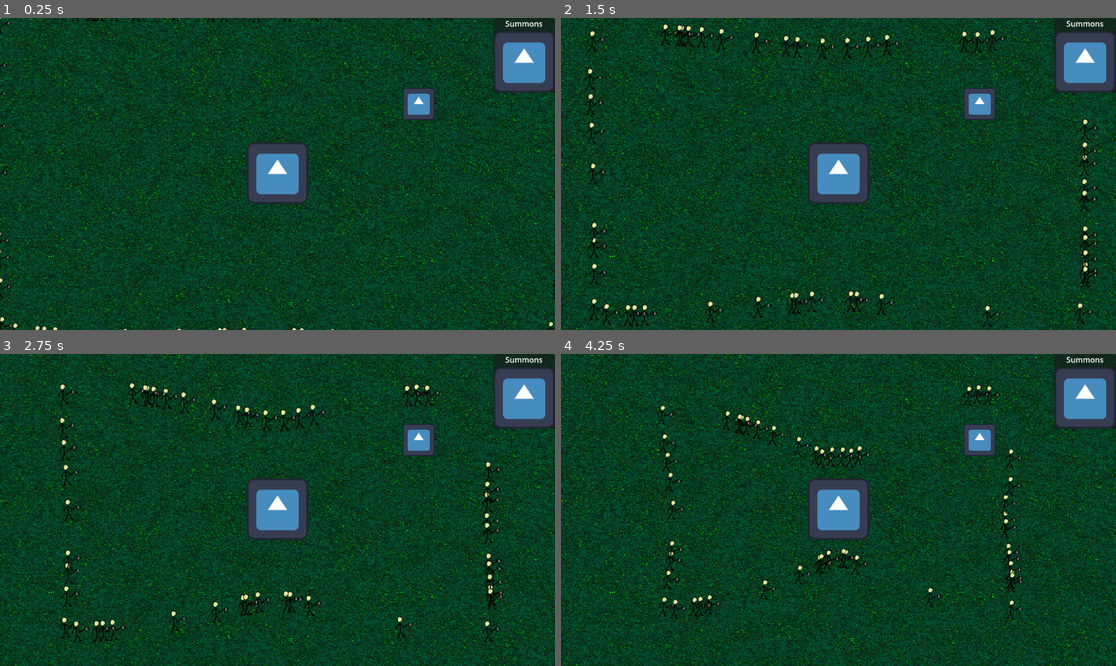
Above: before the commit, frames 1-4 (two rows, left to right).
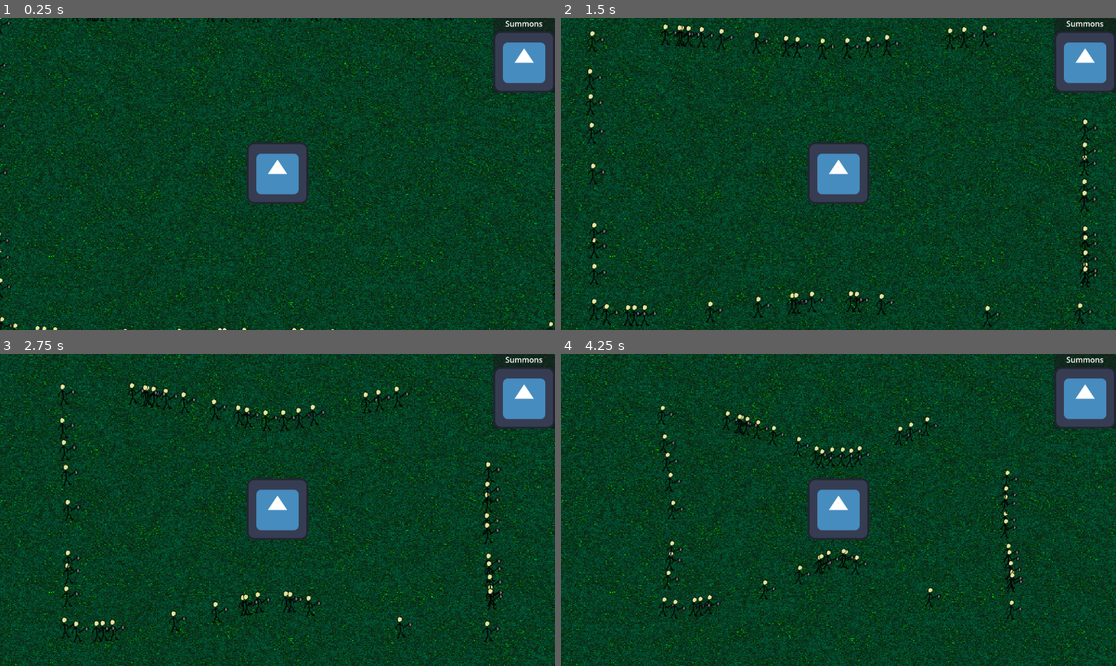
Above: after the commit, the same moments.

Repository: Igorrreha/ldjam-summoning
Game: Godot game, scene res://main.tscn
The game is run twice, just before and just after one commit, with the same random seed, the same clock (stepped at 60 frames per second) and the same inputs. The engine's default icon, where the game draws it, is replaced by a stand-in: a white triangle on a blue panel in a dark square.
Inputs (mouse positions are in pixels of both pictures, inside the frame that each line leads up to):
- Up to frame 1 (0.25 s): no input
- Up to frame 2 (1.5 s): click (1082, 61) at 0.5 s; click (1082, 61) at 1.25 s
- Up to frame 3 (2.75 s): click (521, 397) at 2 s
- Up to frame 4 (4.25 s): move the mouse to (960, 494) at 2.77 s; click (960, 494) at 2.92 s; drag from (727, 525) to (977, 438) at 3.52 s

The runs differ from the first frame. In frame 1, 0.6% of the frame differs, in the area x 72-79%, y 22-33%; in frame 2, 0.8%; in frame 3, 0.8%; in frame 4, 1.0%, in the area x 60-84%, y 9-49%.

Commit message:
Fix humans targeting layers

Diff:
--- a/game.tscn
+++ b/game.tscn
@@ -19,9 +19,6 @@
 [sub_resource type="NoiseTexture2D" id="NoiseTexture2D_4uss2"]
 color_ramp = SubResource("Gradient_7wdsv")
 noise = SubResource("FastNoiseLite_hyq8t")
-
-[sub_resource type="CircleShape2D" id="CircleShape2D_inshy"]
-radius = 98.9
 
 [sub_resource type="CircleShape2D" id="CircleShape2D_xg4vy"]
 radius = 67.42
@@ -46,17 +43,6 @@
 
 [node name="Camera2D" type="Camera2D" parent="."]
 
-[node name="test" type="Sprite2D" parent="."]
-position = Vector2(293.066, -145.834)
-scale = Vector2(0.522398, 0.522398)
-texture = ExtResource("1_vemo2")
-
-[node name="Area2D" type="Area2D" parent="test"]
-monitoring = false
-
-[node name="CollisionShape2D" type="CollisionShape2D" parent="test/Area2D"]
-shape = SubResource("CircleShape2D_inshy")
-
 [node name="MainTree" type="Area2D" parent="."]
 position = Vector2(0, -2)
 collision_mask = 2
--- a/modules/enemies/prefabs/human.tscn
+++ b/modules/enemies/prefabs/human.tscn
@@ -93,6 +93,7 @@
 
 [node name="Human" type="Area2D"]
 collision_layer = 2
+collision_mask = 5
 script = ExtResource("2_chmqu")
 speed = 1.0
 
@@ -118,6 +119,8 @@
 shape = SubResource("CircleShape2D_jjd5j")
 
 [node name="DetectArea" type="Area2D" parent="."]
+collision_layer = 0
+collision_mask = 5
 monitorable = false
 
 [node name="DetectCollider" type="CollisionShape2D" parent="DetectArea"]
--- a/project.godot
+++ b/project.godot
@@ -19,6 +19,7 @@
 
 2d_physics/layer_1="Tree"
 2d_physics/layer_2="Enemies"
+2d_physics/layer_3="Summons"
 
 [rendering]
 
Not shown: 1 places in game.tscn that only renumber resources
